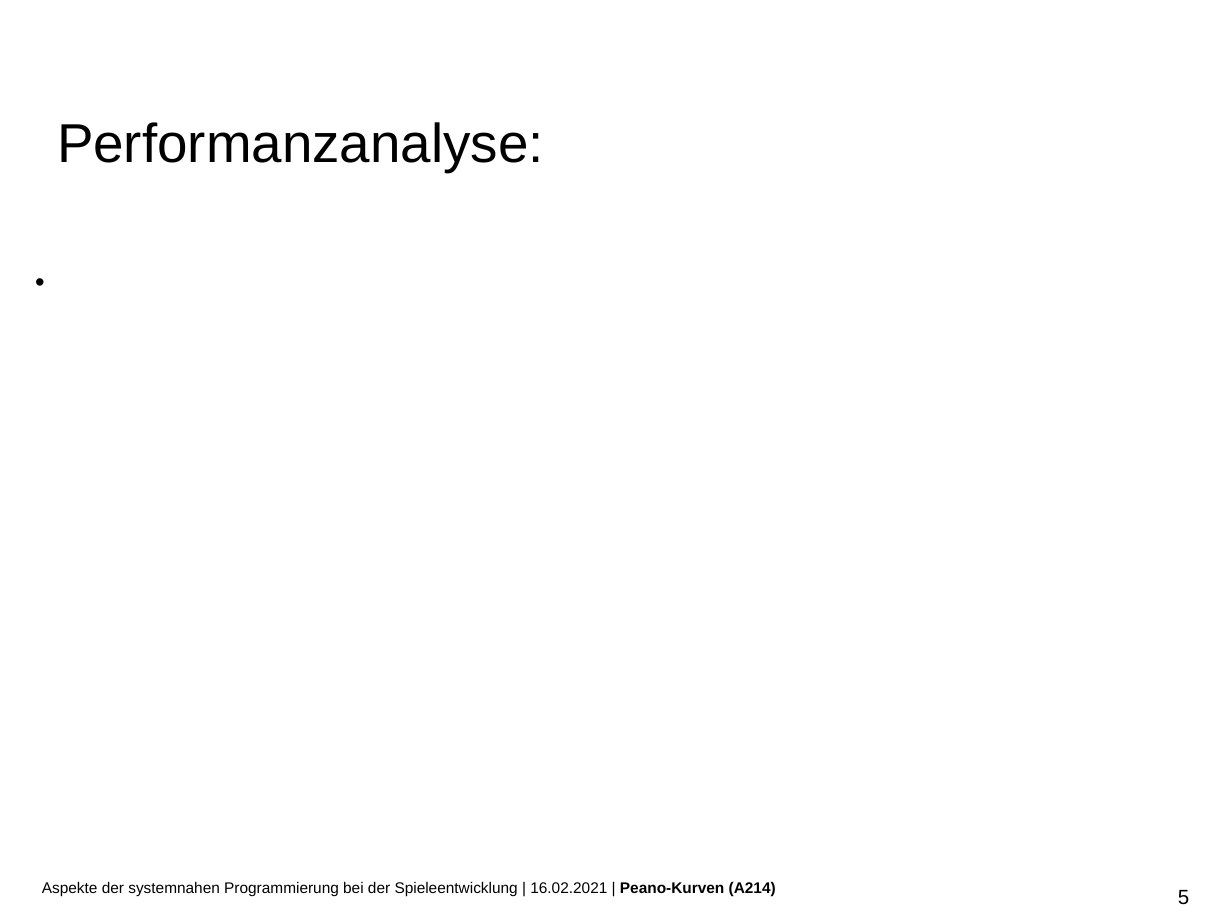
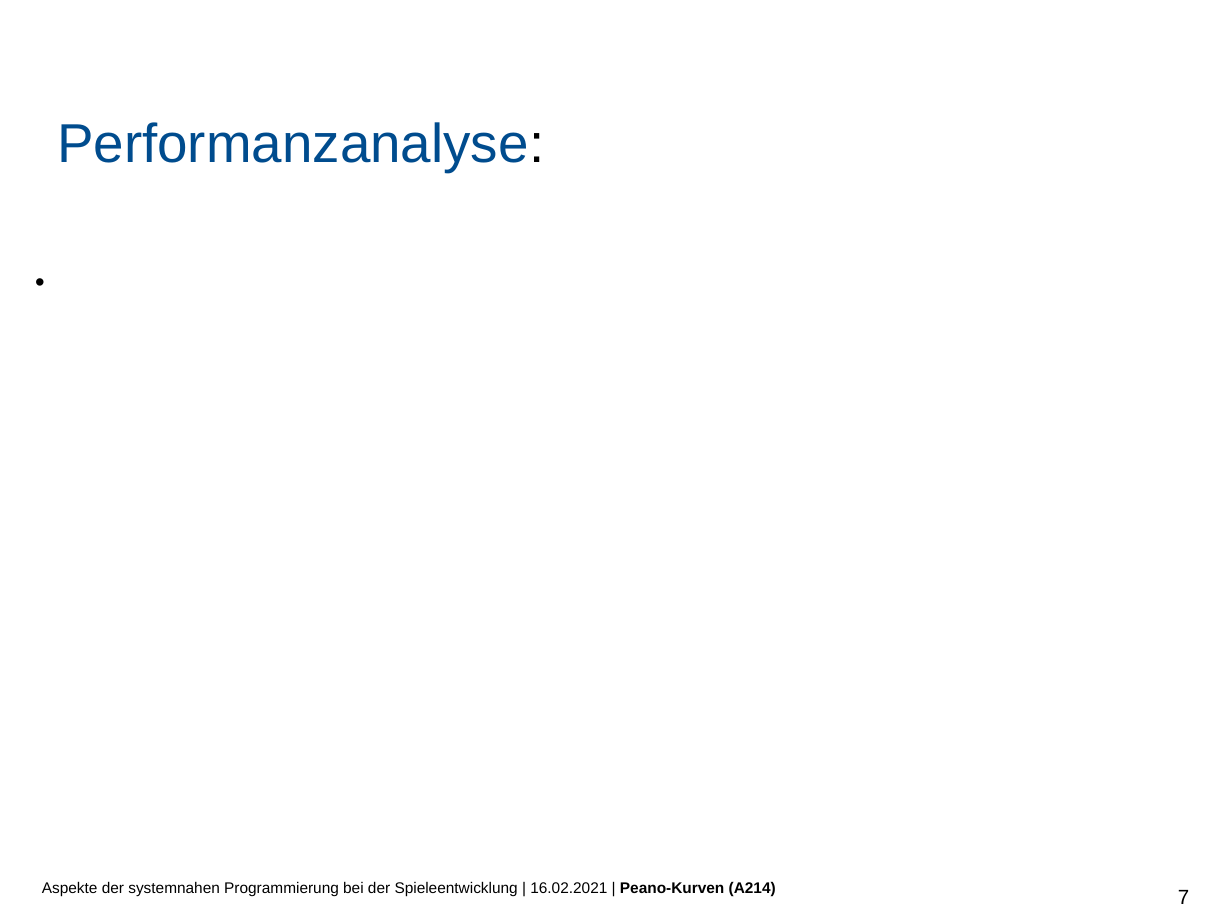
Before and after one commit to PaddlePad/ASP-Peano, a slide deck: slide 7 of Ausarbeitung/präzi.pptx (slide 5 before the commit). Drawn at 1232x924 pixels with LibreOffice and Linux fonts; fonts in the diff are those of the drawing; background and template pictures are left out. Boxes give left, top, right and bottom in pixels: in the first picture for what was removed or moved away, otherwise in the second. Text is boxed around its words. In the diff, an @@ line names an element or a change of style, - is before the commit and + after.

```diff
--- a/Ausarbeitung/präzi.pptx
+++ b/Ausarbeitung/präzi.pptx
@@ title "Performanzanalyse:" at (57, 122, 545, 172): text colour #000000 to #004C8E @@
@@ page number at (1178, 890, 1189, 904): text changed @@
-5
+7
```
Also in this commit, not shown: 4 other slides changed, 3 slides added.
